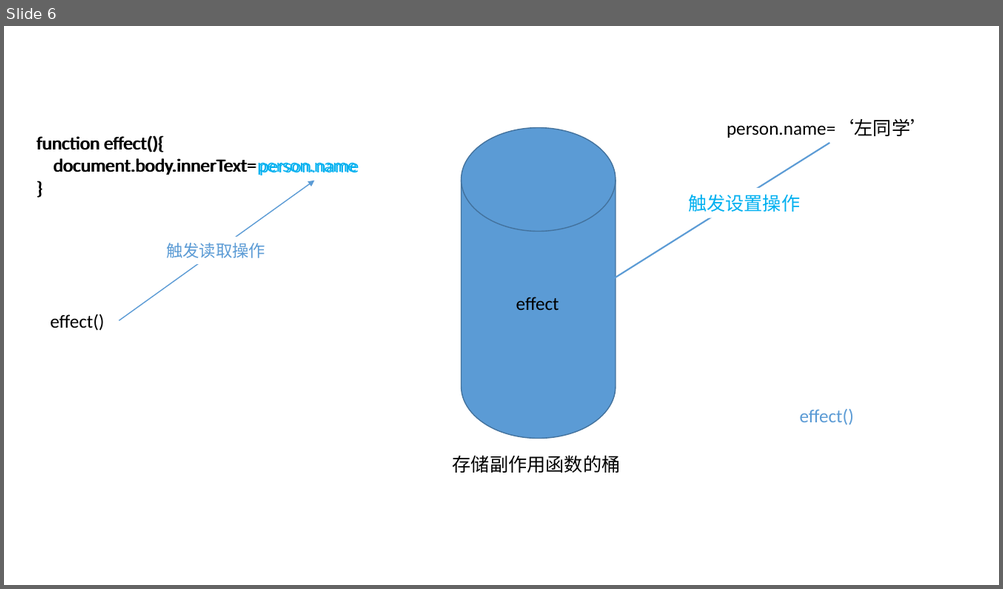
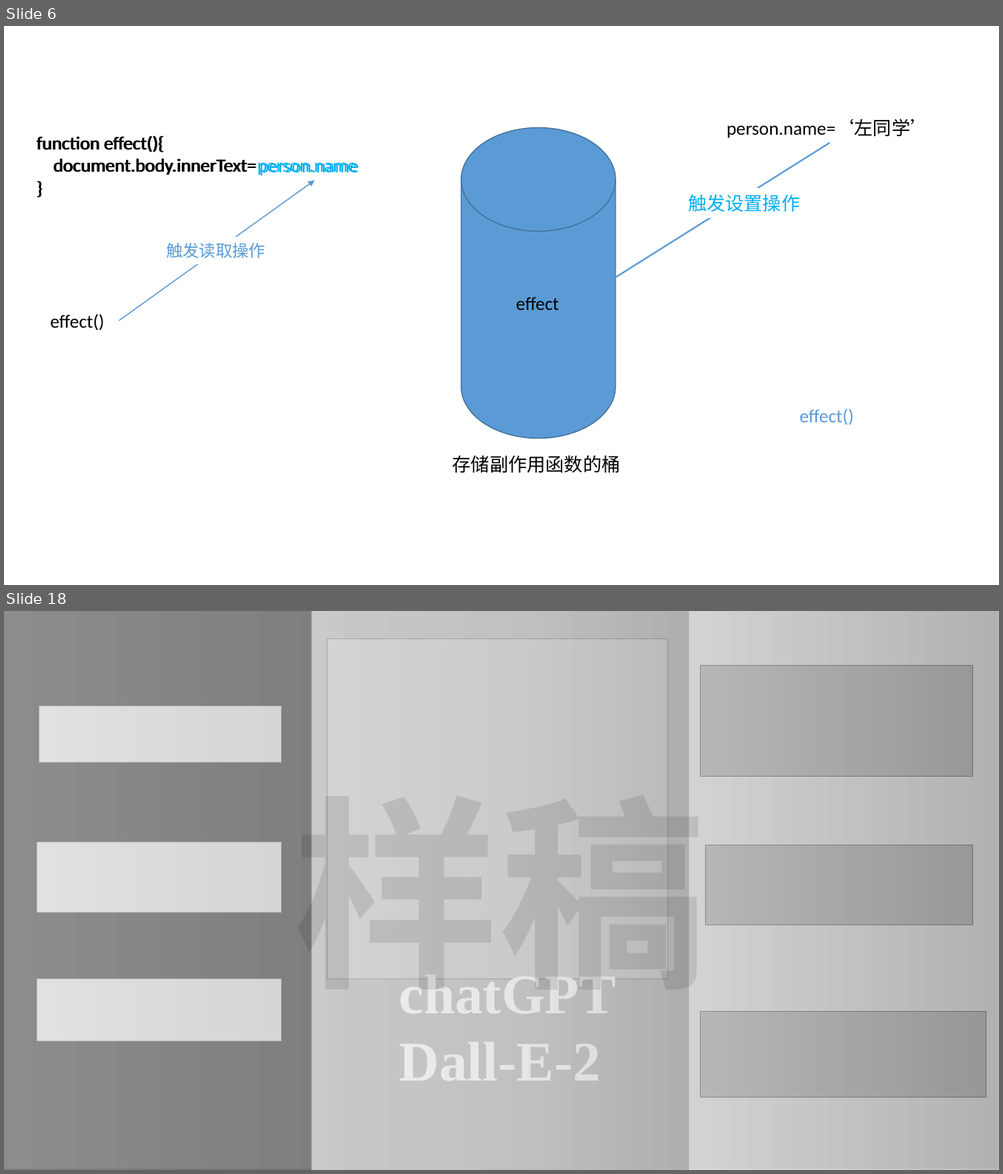
Before and after one commit to zuogl/zNote, a slide deck: img.pptx. Shown one above the other, each under a label of ours: slide 6 before the commit, slides 6 and 18 after it; the slides between them are not shown. The pictures are 1003x589 and 1003x1174 pixels, drawn with LibreOffice and Linux fonts; fonts in the diff are those of the drawing; grey boxes stand for pictures. Boxes give left, top, right and bottom in pixels: in the first picture for what was removed or moved away, otherwise in the second. Text is boxed around its words. In the diff, an @@ line names an element or a change of style, - is before the commit and + after.

```diff
--- a/img.pptx
+++ b/img.pptx
@@ slide 18 added at <box>4,611,999,1170</box>, background #FFFFFF @@
@@ rectangle added at <box>4,611,311,1170</box>, fill #404040 @@
@@ rectangle added at <box>4,611,999,1170</box>, fill gradient #FFFFFF to #BFBFBF to #404040 @@
@@ rectangle added at <box>311,611,689,1170</box>, fill #BFBFBF @@
@@ rectangle added at <box>689,611,999,1170</box>, fill #FFFFFF @@
@@ picture added at <box>327,638,667,979</box> @@
@@ picture added at <box>700,666,973,777</box> @@
@@ picture added at <box>39,706,281,763</box> @@
@@ text added at <box>293,762,705,1021</box>, 199 pt, text #000000 at 10% opacity, bold @@
+样稿
@@ picture added at <box>37,843,281,912</box> @@
@@ picture added at <box>706,846,973,925</box> @@
@@ picture added at <box>37,980,281,1042</box> @@
@@ text added at <box>399,979,617,1093</box>, 54 pt, text #FFFFFF, bold @@
+chatGPT
+Dall-E-2
@@ picture added at <box>700,1011,985,1097</box> @@
```
Also in this commit, not shown: 3 slides changed, 16 other slides added, 42 other files.
